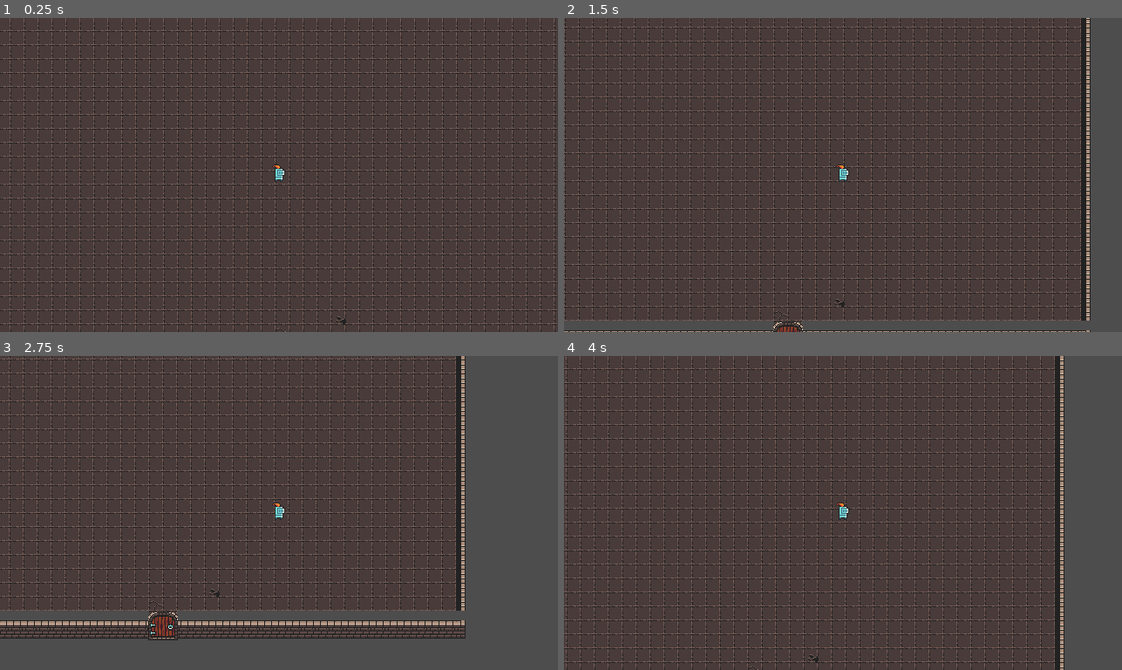
Above: before the commit, frames 1-4 (two rows, left to right).
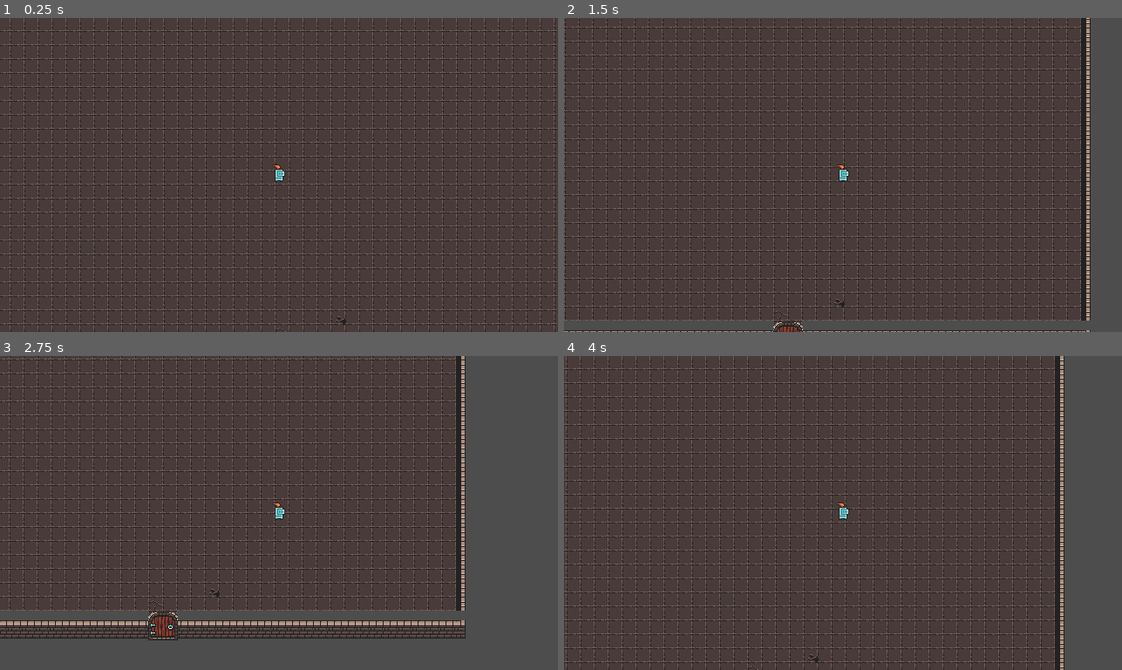
Above: after the commit, the same moments.

Repository: dadifr/Mobile_comp_Godot
Game: Godot game, scene res://scenes/world.tscn
Two runs of this game, one before a commit and one after it. Both use one fixed random seed, a clock stepped at 60 frames per second and the inputs below.
Inputs:
- Up to frame 1 (0.25 s): no input
- Up to frame 2 (1.5 s): tap Enter at 0.5 s; hold Right (ui_right) 0.53-1.28 s; hold Down (ui_down) from 1.28 s (still down)
- Up to frame 3 (2.75 s): release Down (ui_down) at 2.03 s; hold Right (ui_right) from 2.03 s (still down)
- Up to frame 4 (4 s): release Right (ui_right) at 2.78 s; hold Up (ui_up) 2.78-3.53 s; hold Left (ui_left) from 3.53 s (still down)

The runs differ from the first frame. In frame 1, less than 0.1% of the frame differs, in the area x 48-52%, y 46-53%; in frame 2, less than 0.1%; in frame 3, less than 0.1%; in frame 4, less than 0.1%.

Commit message:
Update player.tscn

Diff:
--- a/scenes/player.tscn
+++ b/scenes/player.tscn
@@ -1,20 +1,62 @@
-[gd_scene load_steps=4 format=3 uid="uid://cjkp6iup5bgc3"]
+[gd_scene load_steps=12 format=3 uid="uid://cjkp6iup5bgc3"]
 
 [ext_resource type="Script" uid="uid://duh7e6f4tpugl" path="res://scripts/player.gd" id="1_v6fml"]
 [ext_resource type="Texture2D" uid="uid://flgyr6efghe2" path="res://assets/sprites/frames pg e utility/character/knight_m_idle_anim_f0.png" id="2_3li8b"]
+[ext_resource type="Texture2D" uid="uid://dayfntyx76qgj" path="res://assets/sprites/frames pg e utility/character/knight_m_idle_anim_f1.png" id="3_qu4a1"]
+[ext_resource type="Texture2D" uid="uid://chn24khep54uv" path="res://assets/sprites/frames pg e utility/character/knight_m_idle_anim_f2.png" id="4_70d11"]
+[ext_resource type="Texture2D" uid="uid://c3s2wbgi7rbd" path="res://assets/sprites/frames pg e utility/character/knight_m_idle_anim_f3.png" id="5_cw2d6"]
+
+[sub_resource type="AtlasTexture" id="AtlasTexture_khinc"]
+atlas = ExtResource("2_3li8b")
+region = Rect2(0, 0, 16, 28)
+
+[sub_resource type="AtlasTexture" id="AtlasTexture_bruh7"]
+atlas = ExtResource("3_qu4a1")
+region = Rect2(0, 0, 16, 28)
+
+[sub_resource type="AtlasTexture" id="AtlasTexture_6eyey"]
+atlas = ExtResource("4_70d11")
+region = Rect2(0, 0, 16, 28)
+
+[sub_resource type="AtlasTexture" id="AtlasTexture_d3wef"]
+atlas = ExtResource("5_cw2d6")
+region = Rect2(0, 0, 16, 28)
+
+[sub_resource type="SpriteFrames" id="SpriteFrames_o4126"]
+animations = [{
+"frames": [{
+"duration": 1.0,
+"texture": SubResource("AtlasTexture_khinc")
+}, {
+"duration": 1.0,
+"texture": SubResource("AtlasTexture_bruh7")
+}, {
+"duration": 1.0,
+"texture": SubResource("AtlasTexture_6eyey")
+}, {
+"duration": 1.0,
+"texture": SubResource("AtlasTexture_d3wef")
+}],
+"loop": true,
+"name": &"default",
+"speed": 10.0
+}]
 
 [sub_resource type="CircleShape2D" id="CircleShape2D_mdl7e"]
 radius = 6.0
 
 [node name="Player" type="CharacterBody2D"]
 script = ExtResource("1_v6fml")
+metadata/_edit_group_ = true
 
-[node name="Sprite2D" type="Sprite2D" parent="."]
-texture = ExtResource("2_3li8b")
-
-[node name="CollisionShape2D" type="CollisionShape2D" parent="."]
-position = Vector2(1, 7)
-shape = SubResource("CircleShape2D_mdl7e")
+[node name="AnimatedSprite2D" type="AnimatedSprite2D" parent="."]
+sprite_frames = SubResource("SpriteFrames_o4126")
+frame = 1
+frame_progress = 0.5495508
 
 [node name="Camera2D" type="Camera2D" parent="."]
 position = Vector2(0, 6)
+
+[node name="CollisionShape2D" type="CollisionShape2D" parent="."]
+position = Vector2(0, 6)
+shape = SubResource("CircleShape2D_mdl7e")
